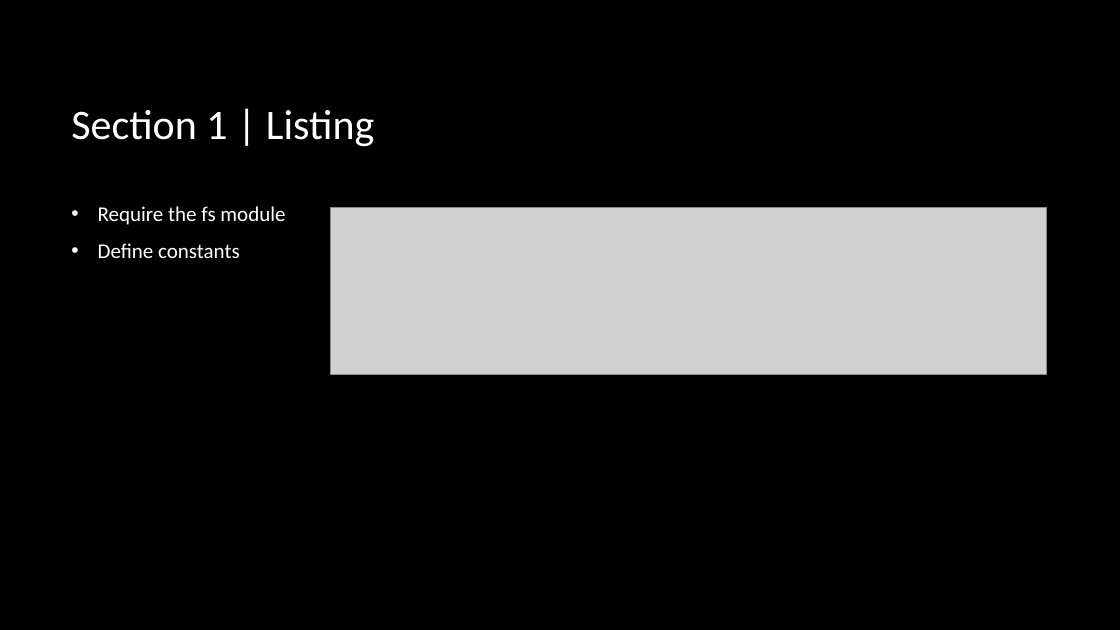
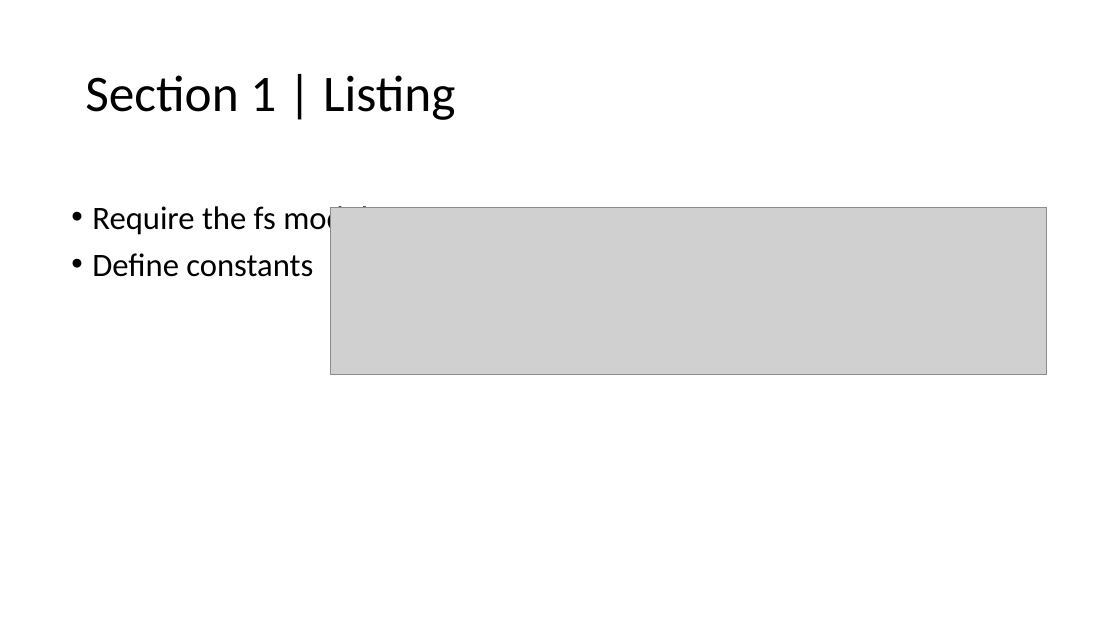
Before and after one commit to conduitl/csv_lesson, a slide deck: slide 5 of case1.pptx. Drawn at 1120x630 pixels with LibreOffice and Linux fonts; fonts in the diff are those of the drawing; grey boxes stand for pictures; background and template pictures are left out. Boxes give left, top, right and bottom in pixels: in the first picture for what was removed or moved away, otherwise in the second. Text is boxed around its words. In the diff, an @@ line names an element or a change of style, - is before the commit and + after.

```diff
--- a/case1.pptx
+++ b/case1.pptx
@@ background picture (left out) to #FFFFFF @@
@@ title "Section 1 | Listing": place and size @@
-title "Section 1 | Listing" at <box>71,110,374,147</box>
+title "Section 1 | Listing" at <box>85,75,455,120</box>
@@ title "Section 1 | Listing" at <box>85,75,455,120</box>: size 36 to 44 pt, text colour #FFFFFF to #000000; line spacing 1 to 0.9 @@
@@ text "Require the fs module" at <box>92,202,384,277</box>: size 18 to 28 pt, text colour #FFFFFF to #000000; indent changed; line spacing 1 to 0.9 @@
```
Also in this commit, not shown: 15 other slides changed, 1 slide added, 2 other files.
